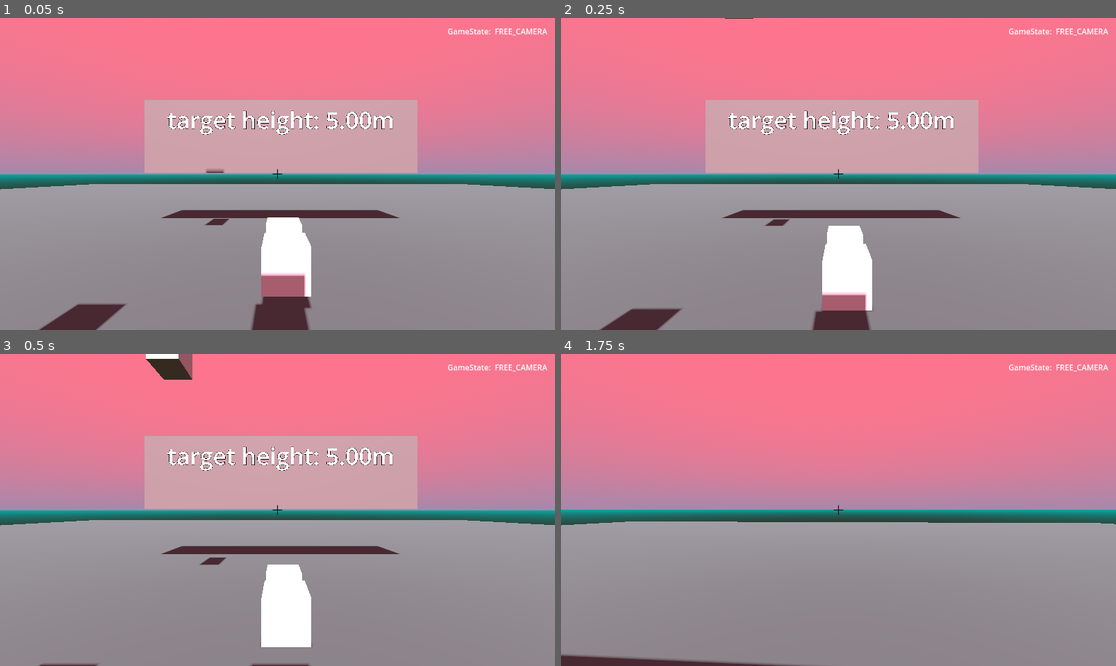
Above: before the commit, frames 1-4 (two rows, left to right).
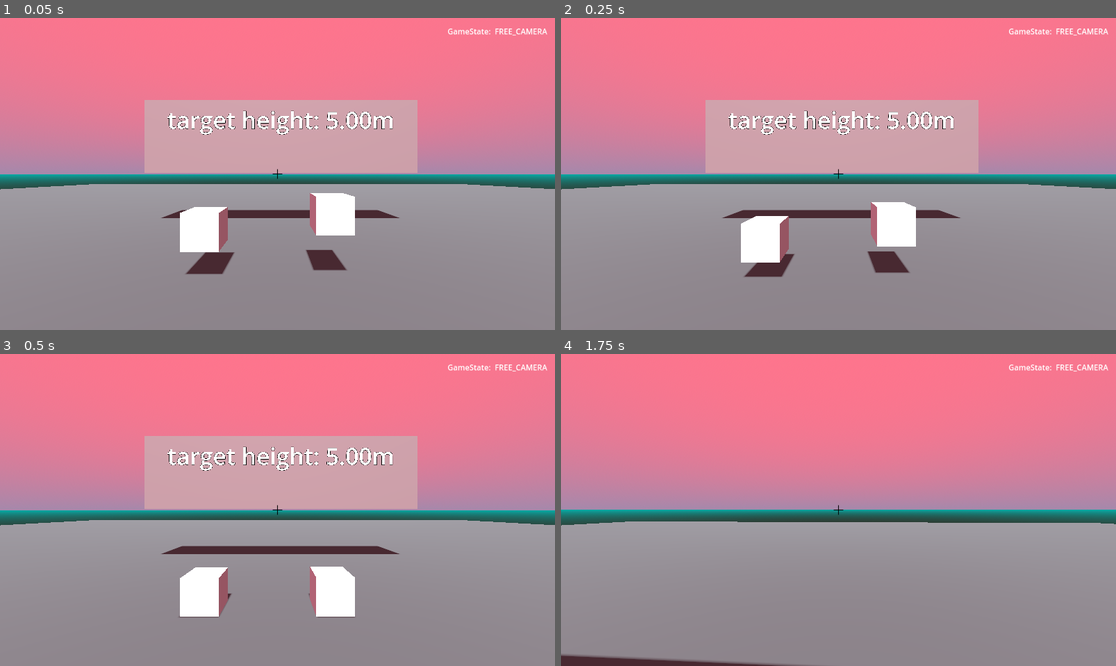
Above: after the commit, the same moments.

Repository: tehelka-gamedev/gmtk-2024
Game: Godot game, scene res://main/main.tscn
The game is run twice, just before and just after one commit, with the same random seed, the same clock (stepped at 60 frames per second) and the same inputs.
Inputs (mouse positions are in pixels of both pictures, inside the frame that each line leads up to):
- Up to frame 1 (0.05 s): no input
- Up to frame 2 (0.25 s): no input
- Up to frame 3 (0.5 s): no input
- Up to frame 4 (1.75 s): move the mouse to (866, 510) at 0.52 s; hold Right mouse button (allow_object_rotation) 0.53-1.28 s; hold W (move_forward) from 0.53 s (still down); move the mouse to (810, 510) at 1.27 s; tap Mouse wheel down (scale_down) at 1.35 s

The runs differ from the first frame. In frame 1, 7.0% of the frame differs, in the area x 6-64%, y 48-100%; in frame 2, 6.6%; in frame 3, 5.5%; in frame 4, nothing differs.

Commit message:
Récupération automatique des meshinstances
uniquement testé pour le cube et pas pour des scènes avec plusieurs
meshinstances3d

Diff:
--- /dev/null
+++ b/godot/game_object/cube/cube.tscn
@@ -0,0 +1,19 @@
+[gd_scene load_steps=5 format=3 uid="uid://cwbpngwlt08yu"]
+
+[ext_resource type="PackedScene" uid="uid://cohw3wvy4s1n4" path="res://game_object/game_object.tscn" id="1_qmcob"]
+
+[sub_resource type="BoxShape3D" id="BoxShape3D_bodas"]
+
+[sub_resource type="BoxMesh" id="BoxMesh_ytvcb"]
+
+[sub_resource type="StandardMaterial3D" id="StandardMaterial3D_b5u3c"]
+resource_local_to_scene = true
+
+[node name="Cube" instance=ExtResource("1_qmcob")]
+
+[node name="CollisionShape3D" type="CollisionShape3D" parent="." index="0"]
+shape = SubResource("BoxShape3D_bodas")
+
+[node name="MeshInstance3D" type="MeshInstance3D" parent="." index="1"]
+mesh = SubResource("BoxMesh_ytvcb")
+surface_material_override/0 = SubResource("StandardMaterial3D_b5u3c")
--- a/godot/game_object/game_object.gd
+++ b/godot/game_object/game_object.gd
@@ -28,13 +28,25 @@
 	set(value):
 		object_scale = value
 		_set_scale(object_scale)
-		_collision_shape.scale = Vector3.ONE * object_scale
-		_collision_detector_shape.scale = Vector3.ONE * object_scale
 
-@export var _mesh_instances: Array[MeshInstance3D] = []
+var _collision_shapes: Array[CollisionShape3D] = []
+var _collision_detector_shapes: Array[CollisionShape3D] = []
+var _mesh_instances: Array[MeshInstance3D] = []
+
 @onready var _collision_detector: Area3D = $CollisionDetector
-@onready var _collision_shape: CollisionShape3D = $CollisionShape3D
-@onready var _collision_detector_shape: CollisionShape3D = $CollisionDetector/CollisionShape3D
+
+
+func _ready() -> void:
+	for node: Node in get_children():
+		if node is CollisionShape3D:
+			var duplicate: CollisionShape3D = node.duplicate()
+			_collision_detector.add_child(duplicate)
+			_collision_shapes.append(node as CollisionShape3D)
+			_collision_detector_shapes.append(duplicate)
+
+	_mesh_instances = _get_mesh_instances(self)
+	#for mesh_instance: MeshInstance3D in _mesh_instances:
+		#mesh_instance.set_surface_override_material(0, mesh_instance.get_surface_override_material(0).duplicate())
 
 
 func _unhandled_input(event: InputEvent) -> void:
@@ -77,10 +89,27 @@
 
 func _set_albedo_color(color: Color) -> void:
 	for mesh_instance in _mesh_instances:
-		var _mesh_instance_override_material:StandardMaterial3D = mesh_instance.get_surface_override_material(0) as StandardMaterial3D
+		var _mesh_instance_override_material: StandardMaterial3D = mesh_instance.get_surface_override_material(0) as StandardMaterial3D
 		_mesh_instance_override_material.albedo_color = color
 
 
 func _set_scale(value: float) -> void:
-	for mesh_instance in _mesh_instances:
+	for mesh_instance: MeshInstance3D in _mesh_instances:
 		mesh_instance.scale = Vector3.ONE * value
+	for collision_shape: CollisionShape3D in _collision_shapes:
+		collision_shape.scale = Vector3.ONE * value
+	for collision_shape: CollisionShape3D in _collision_detector_shapes:
+		collision_shape.scale = Vector3.ONE * value
+
+
+func _get_mesh_instances(current_node: Node) -> Array[MeshInstance3D]:
+	if current_node is MeshInstance3D:
+		return [current_node]
+	elif current_node.get_child_count() == 0:
+		return []
+
+	var array_piece: Array[MeshInstance3D] = []
+	for child: Node in current_node.get_children():
+		array_piece.append_array(_get_mesh_instances(child))
+
+	return array_piece
--- a/godot/game_object/game_object.tscn
+++ b/godot/game_object/game_object.tscn
@@ -1,33 +1,13 @@
-[gd_scene load_steps=6 format=3 uid="uid://cohw3wvy4s1n4"]
+[gd_scene load_steps=2 format=3 uid="uid://cohw3wvy4s1n4"]
 
 [ext_resource type="Script" path="res://game_object/game_object.gd" id="1_nluqi"]
 
-[sub_resource type="BoxShape3D" id="BoxShape3D_6s62u"]
-
-[sub_resource type="BoxMesh" id="BoxMesh_4xy4v"]
-
-[sub_resource type="StandardMaterial3D" id="StandardMaterial3D_rtm57"]
-resource_local_to_scene = true
-
-[sub_resource type="BoxShape3D" id="BoxShape3D_yevxv"]
-
-[node name="GameObject" type="RigidBody3D" node_paths=PackedStringArray("_mesh_instances")]
+[node name="GameObject" type="RigidBody3D"]
 collision_layer = 2
 collision_mask = 3
 script = ExtResource("1_nluqi")
-_mesh_instances = [NodePath("MeshInstance3D")]
 metadata/_edit_group_ = true
-
-[node name="CollisionShape3D" type="CollisionShape3D" parent="."]
-shape = SubResource("BoxShape3D_6s62u")
-
-[node name="MeshInstance3D" type="MeshInstance3D" parent="."]
-mesh = SubResource("BoxMesh_4xy4v")
-surface_material_override/0 = SubResource("StandardMaterial3D_rtm57")
 
 [node name="CollisionDetector" type="Area3D" parent="."]
 collision_layer = 0
 collision_mask = 3
-
-[node name="CollisionShape3D" type="CollisionShape3D" parent="CollisionDetector"]
-shape = SubResource("BoxShape3D_yevxv")
--- a/godot/main/main.tscn
+++ b/godot/main/main.tscn
@@ -1,10 +1,11 @@
-[gd_scene load_steps=15 format=3 uid="uid://jeihxw20nydi"]
+[gd_scene load_steps=16 format=3 uid="uid://jeihxw20nydi"]
 
 [ext_resource type="Script" path="res://main/main.gd" id="1_tycjl"]
 [ext_resource type="PackedScene" uid="uid://b3osahesu8vvn" path="res://camera/player_camera.tscn" id="1_y5qgp"]
 [ext_resource type="Script" path="res://main/height_detector.gd" id="2_11x3m"]
 [ext_resource type="PackedScene" uid="uid://bcqgjd3l2f1sm" path="res://billboard/billboard.tscn" id="3_a3m6j"]
 [ext_resource type="PackedScene" uid="uid://cohw3wvy4s1n4" path="res://game_object/game_object.tscn" id="3_qdt2t"]
+[ext_resource type="PackedScene" uid="uid://cwbpngwlt08yu" path="res://game_object/cube/cube.tscn" id="4_kekg3"]
 [ext_resource type="PackedScene" uid="uid://be0p0p4t8aqt6" path="res://hud/hud.tscn" id="6_ufsw2"]
 
 [sub_resource type="PlaneMesh" id="PlaneMesh_t10fx"]
@@ -58,11 +59,11 @@
 
 [node name="Objects" type="Node3D" parent="."]
 
-[node name="GameObject" parent="Objects" instance=ExtResource("3_qdt2t")]
-transform = Transform3D(1, 0, 0, 0, 1, 0, 0, 0, 1, 0, 0.799286, 1.1608)
+[node name="Cube" parent="Objects" instance=ExtResource("4_kekg3")]
+transform = Transform3D(1, 0, 0, 0, 1, 0, 0, 0, 1, 1.32115, 1.67238, 0)
 
-[node name="GameObject2" parent="Objects" instance=ExtResource("3_qdt2t")]
-transform = Transform3D(1, 0, 0, 0, 1, 0, 0, 0, 1, 0, 0.856859, -0.333863)
+[node name="Cube2" parent="Objects" instance=ExtResource("4_kekg3")]
+transform = Transform3D(1, 0, 0, 0, 1, 0, 0, 0, 1, -2.19469, 1.25235, 0)
 
 [node name="Billboard" parent="." instance=ExtResource("3_a3m6j")]
 
--- a/godot/project.godot
+++ b/godot/project.godot
@@ -99,7 +99,7 @@
 }
 reload_game={
 "deadzone": 0.5,
-"events": [Object(InputEventKey,"resource_local_to_scene":fa …(140 unchanged characters)… d":false,"keycode":0,"physical_keycode":4194336,"key_label":0,"unicode":0,"location":0,"echo":false,"script":null)
+"events": [Object(InputEventKey,"resource_local_to_scene":fa …(140 unchanged characters)… d":false,"keycode":0,"physical_keycode":80,"key_label":0,"unicode":112,"location":0,"echo":false,"script":null)
 ]
 }
 
